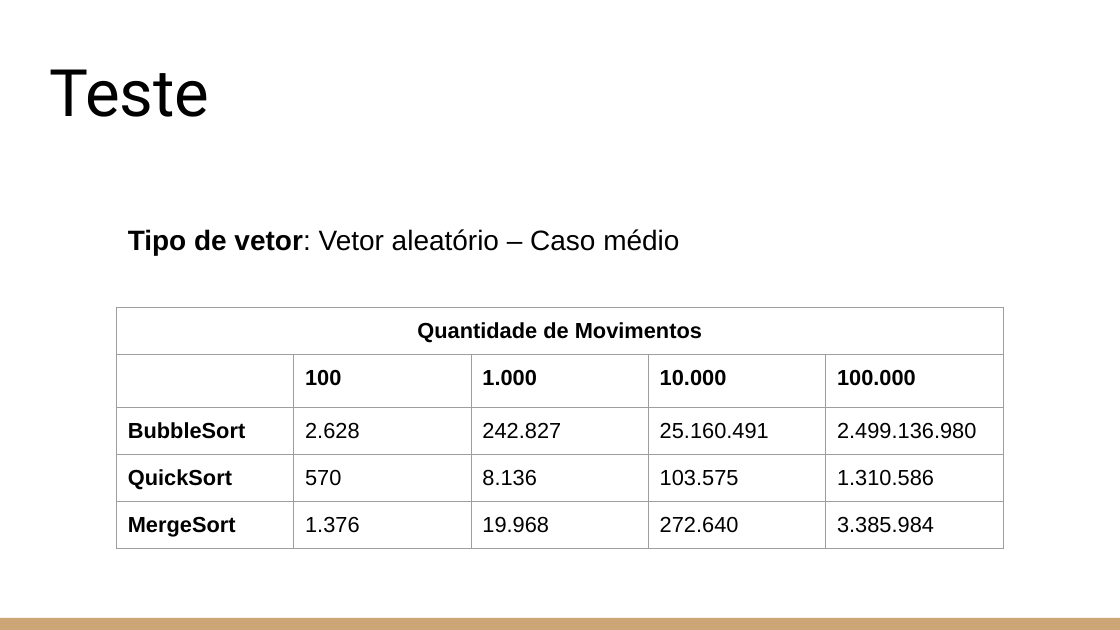
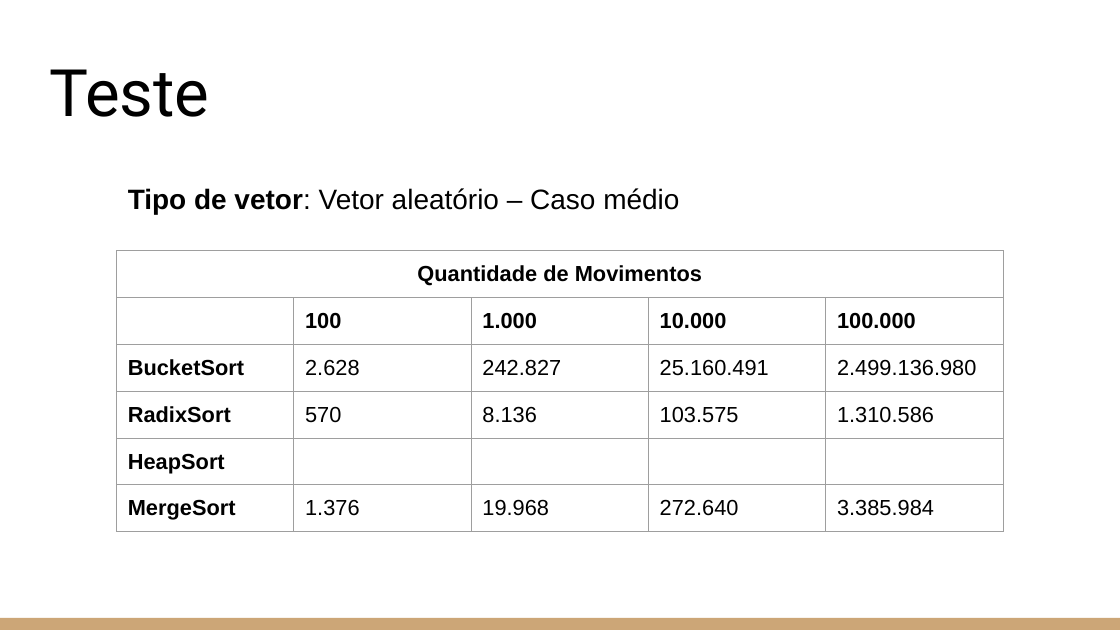
Before and after one commit to gujahlive/Aulas-C, a slide deck: slide 15 of TRABALHOS/MERGE SORT/Algoritmos de ordenação.pptx. Drawn at 1120x630 pixels with LibreOffice and Linux fonts; fonts in the diff are those of the drawing. Boxes give left, top, right and bottom in pixels: in the first picture for what was removed or moved away, otherwise in the second. Text is boxed around its words. In the diff, an @@ line names an element or a change of style, - is before the commit and + after.

```diff
--- a/TRABALHOS/MERGE SORT/Algoritmos de ordenação.pptx
+++ b/TRABALHOS/MERGE SORT/Algoritmos de ordenação.pptx
@@ text "Tipo de vetor: Vetor aleatório ...": place and size @@
-text "Tipo de vetor: Vetor aleatório ..." at [128, 229, 679, 255]
+text "Tipo de vetor: Vetor aleatório ..." at [128, 188, 679, 214]
@@ table at [116, 251, 1001, 542] @@
-row 3: BubbleSort | 2.628 | 242.827 | 25.160.491 | 2.499.136.980
-row 4: QuickSort | 570 | 8.136 | 103.575 | 1.310.586
+row 3: BucketSort | 2.628 | 242.827 | 25.160.491 | 2.499.136.980
+row 4: RadixSort | 570 | 8.136 | 103.575 | 1.310.586
+row 5: HeapSort |  |  |  | 
@@ table: place and size @@
-table at [116, 308, 1001, 630]
+table at [116, 251, 1001, 542]
```
Also in this commit, not shown: 4 other slides changed, 12 other files.
